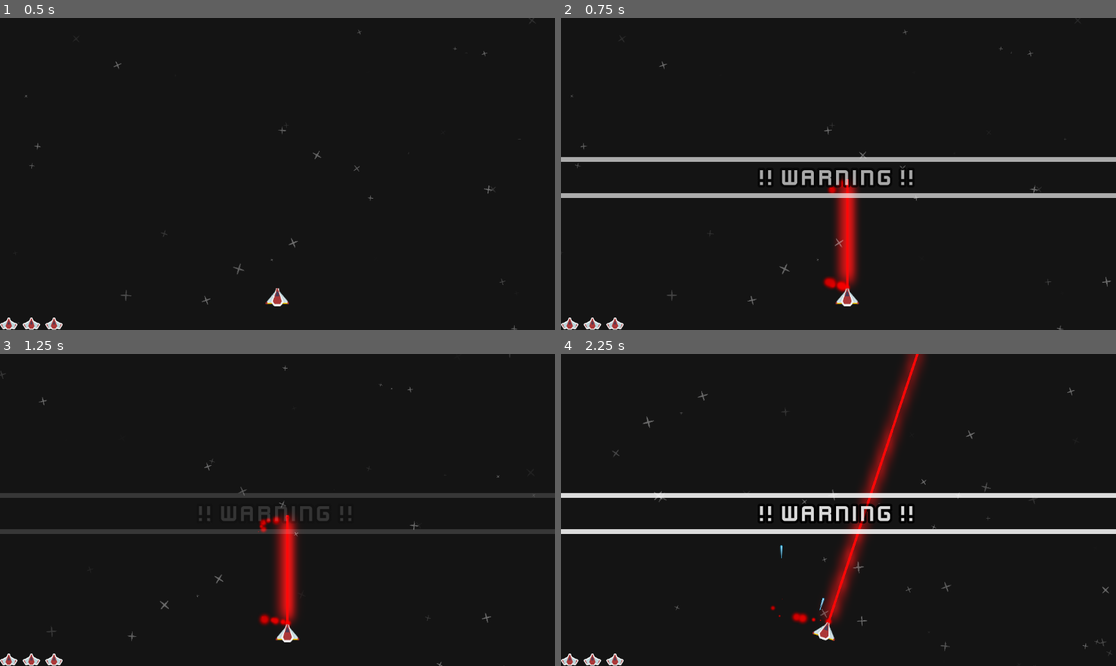
Above: before the commit, frames 1-4 (two rows, left to right).
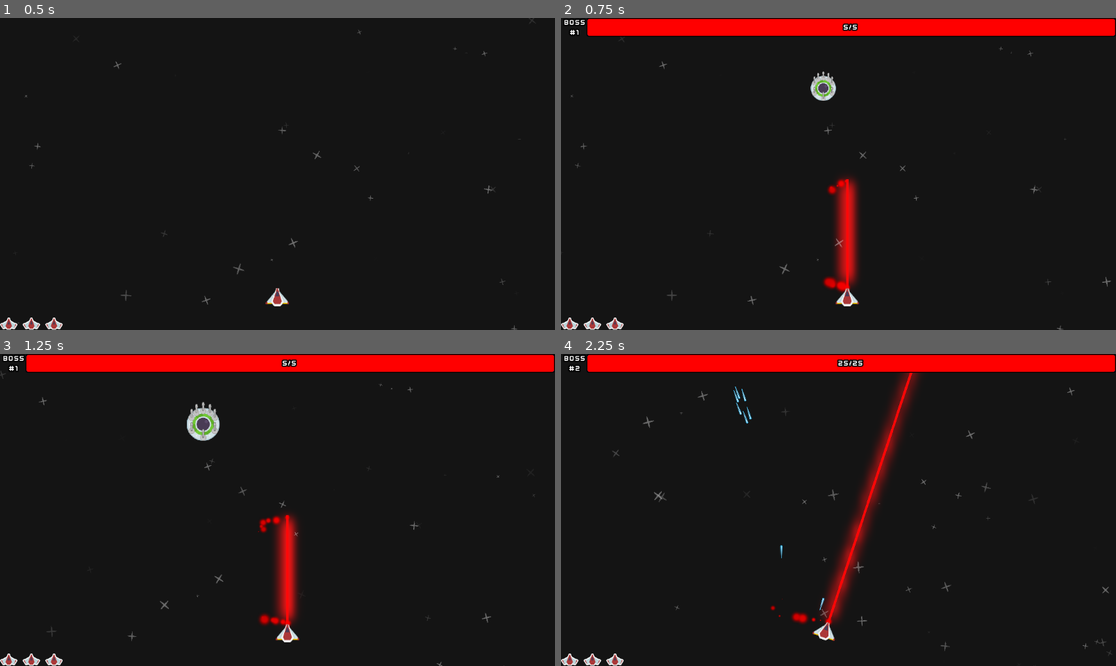
Above: after the commit, the same moments.

Repository: Noxalus/GMTK-2024
Game: Godot game, scene res://scenes/game.tscn
Two runs of this game, one before a commit and one after it. Both use one fixed random seed, a clock stepped at 60 frames per second and the inputs below. The engine's default icon, where the game draws it, is replaced by a stand-in: a white triangle on a blue panel in a dark square.
Inputs (mouse positions are in pixels of both pictures, inside the frame that each line leads up to):
- Up to frame 1 (0.5 s): no input
- Up to frame 2 (0.75 s): move the mouse to (960, 158) at 0.52 s; hold D (move_right) from 0.53 s (still down); hold Shift (focus) from 0.53 s (still down)
- Up to frame 3 (1.25 s): keep holding D (move_right); keep holding Shift (focus)
- Up to frame 4 (2.25 s): move the mouse to (727, 525) at 1.27 s; release D (move_right) at 1.28 s; release Shift (focus) at 1.28 s; hold S (move_down) 1.28-2.03 s; tap Page Up (next_boss) at 1.35 s; move the mouse to (894, 441) at 2.02 s; press the mouse at (894, 441) at 2.03 s; hold D (move_right) from 2.03 s (still down)

Frame 1 is identical in both runs. In frame 2, 9.4% of the frame differs, in the area x 0-100%, y 0-58%; in frame 3, 9.4%; in frame 4, 9.3%.

Commit message:
Add better boss apparition tweening.

Diff:
--- a/forever-warning/scripts/boss_core.gd
+++ b/forever-warning/scripts/boss_core.gd
@@ -118,7 +118,7 @@
 	var timer := get_tree().create_timer(boss_spawn_delay)
 	await timer.timeout
 
-	#show_warnings = false
+	show_warnings = false
 
 	if show_warnings:
 		game.hud.show_warning_animation()
@@ -161,10 +161,9 @@
 	self.rotation = 0
 	self.scale = Vector2.ZERO
 
-	var spawn_time = 0.5
+	var spawn_time = 1
 	var tween = create_tween()
-	tween.tween_property(self, "rotation", 4 * PI, spawn_time).set_ease(Tween.EASE_IN)
-	tween.parallel().tween_property(self, "scale", Vector2.ONE, spawn_time).set_trans(Tween.TRANS_BOUNCE).set_ease(Tween.EASE_IN)
+	tween.parallel().tween_property(self, "scale", Vector2.ONE, spawn_time).set_trans(Tween.TRANS_QUINT).set_ease(Tween.EASE_OUT)
 
 	# wait for the spawn animation
 	var spawn_timer := get_tree().create_timer(spawn_time)
